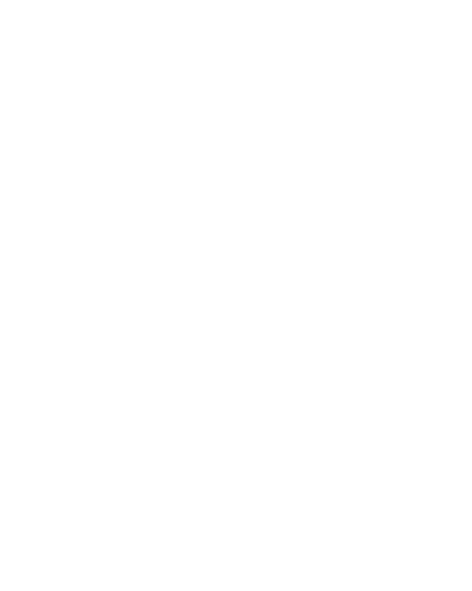
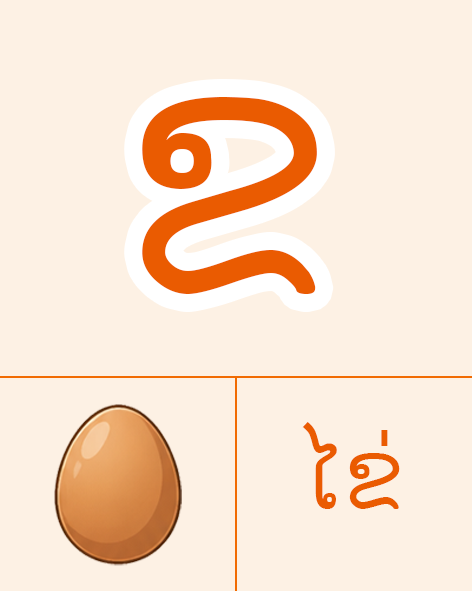
Layers edited between the first and the second 472x591 image:
showed group "2" (3rd of 4) (7 layers) over [0, 0, 472, 591]
painted on "ໄຂ່" over [302, 422, 405, 525]
painted on "ຂ" over [142, 97, 326, 296]
